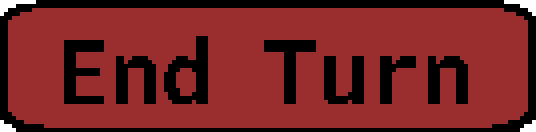
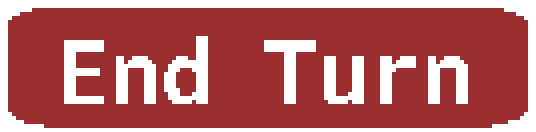
Layer changes from the first 536x132 image to the second:
added layer "Text_Hov" above "BG_Hov" over [left=64, top=36, right=468, bottom=104]
added layer "BG_Hov" above "End Turn" over [left=0, top=0, right=536, bottom=132]
hid "End Turn" over [left=64, top=36, right=468, bottom=104]
hid "Background" over [left=0, top=0, right=536, bottom=132]
